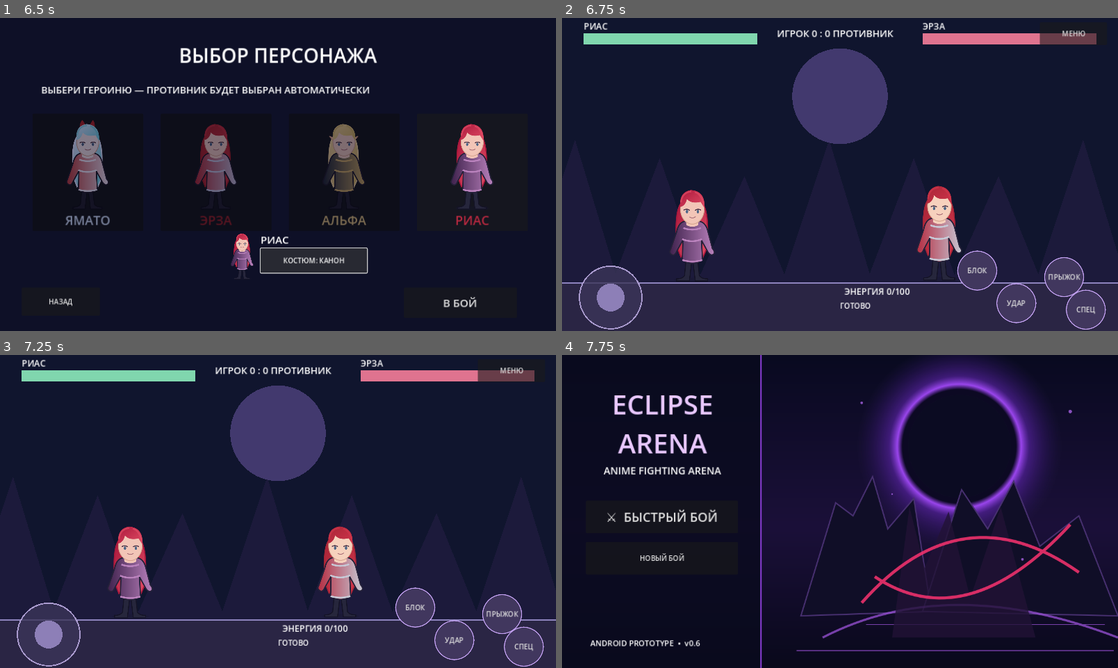
Above: before the commit, frames 1-4 (two rows, left to right).
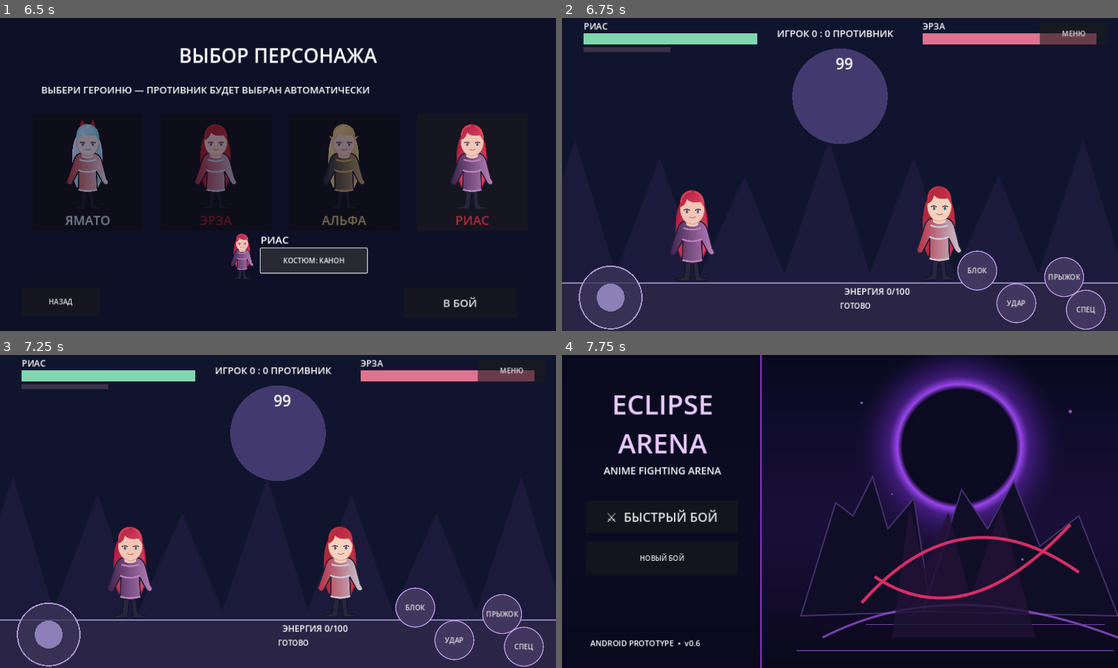
Above: after the commit, the same moments.

Repository: PerchikHot/Eclipse-Arena-
Game: Godot game, scene res://scenes/Main.tscn
The game is run twice, just before and just after one commit, with the same random seed, the same clock (stepped at 60 frames per second) and the same inputs.
Inputs:
- Up to frame 1 (6.5 s): click "⚔ БЫСТРЫЙ БОЙ" at 0.5 s; click "ЯМАТО" at 1.25 s; click "ЭРЗА" at 2 s; click "АЛЬФА" at 2.75 s; click "РИАС" at 3.5 s; click "КОСТЮМ: КАНОН" at 4.25 s; click "КОСТЮМ: БОЕВОЙ" at 5 s; click "КОСТЮМ: ПЛЯЖНЫЙ" at 5.75 s
- Up to frame 2 (6.75 s): click "В БОЙ" at 6.5 s
- Up to frame 3 (7.25 s): no input
- Up to frame 4 (7.75 s): click "МЕНЮ" at 7.25 s

Frame 1 is identical in both runs. In frame 2, 0.3% of the frame differs, in the area x 3-53%, y 9-17%; in frame 3, 0.3%; in frame 4, nothing differs.

Commit message:
Add 99-second match timer and special energy HUD bar

Diff:
--- a/scripts/main.gd
+++ b/scripts/main.gd
@@ -61,6 +61,8 @@
 var skill_energy := 0.0
 var skill_cost := 40.0
 var skill_label: Label
+var round_seconds := 99.0
+var round_timer_label: Label
 
 func _ready() -> void:
     for character in ["yamato", "erza", "alpha", "rias"]:
@@ -108,6 +110,12 @@
     enemy_name_label.position = Vector2(830, 5)
     enemy_name_label.add_theme_font_size_override("font_size", 20)
     add_child(enemy_name_label)
+    round_timer_label = Label.new()
+    round_timer_label.position = Vector2(600, 80)
+    round_timer_label.size = Vector2(100, 48)
+    round_timer_label.horizontal_alignment = HORIZONTAL_ALIGNMENT_CENTER
+    round_timer_label.add_theme_font_size_override("font_size", 35)
+    add_child(round_timer_label)
     score_label = Label.new()
     score_label.position = Vector2(495, 20)
     score_label.add_theme_font_size_override("font_size", 22)
@@ -324,6 +332,7 @@
     pause_button.visible = false
     cooldown_label.visible = false
     skill_label.visible = false
+    round_timer_label.visible = false
     restart_button.visible = false
 
 func start_game() -> void:
@@ -335,6 +344,7 @@
     pause_button.visible = true
     cooldown_label.visible = true
     skill_label.visible = true
+    round_timer_label.visible = true
     restart_button.visible = round_over
     player_name_label.text = fighter_names[selected_fighter]
     enemy_name_label.text = fighter_names[enemy_fighter]
@@ -352,6 +362,8 @@
     combo_timer = 0.0
     block_timer = 0.0
     skill_energy = 0.0
+    round_seconds = 99.0
+    round_timer_label.text = "99"
     round_over = false
     player_attack_fx = 0.0
     enemy_attack_fx = 0.0
@@ -401,6 +413,11 @@
     if round_over or in_menu:
         return
     animation_clock += delta
+    round_seconds = maxf(0.0, round_seconds - delta)
+    round_timer_label.text = str(ceili(round_seconds))
+    if round_seconds <= 0.0:
+        finish_round(hp_left >= hp_right)
+        return
     impact_flash = maxf(0.0, impact_flash - delta)
     combo_timer = maxf(0.0, combo_timer - delta)
     block_timer = maxf(0.0, block_timer - delta)
@@ -506,6 +523,8 @@
     draw_rect(Rect2(830, 35, 400, 26), Color("#393349"))
     draw_rect(Rect2(50, 35, hp_left * 4, 26), Color("#80d6ae"))
     draw_rect(Rect2(830, 35, hp_right * 4, 26), Color("#df738f"))
+    draw_rect(Rect2(50, 68, 200, 10), Color("#393349"))
+    draw_rect(Rect2(50, 68, skill_energy * 2.0, 10), Color("#9f8df1"))
 
 func draw_sprite_fighter(origin: Vector2, fighter_id: int, face_right: bool, motion: float, attack_fx: float, hit_fx: float, health: int) -> void:
     if fighter_id >= fighter_textures.size() or fighter_textures[fighter_id] == null:
